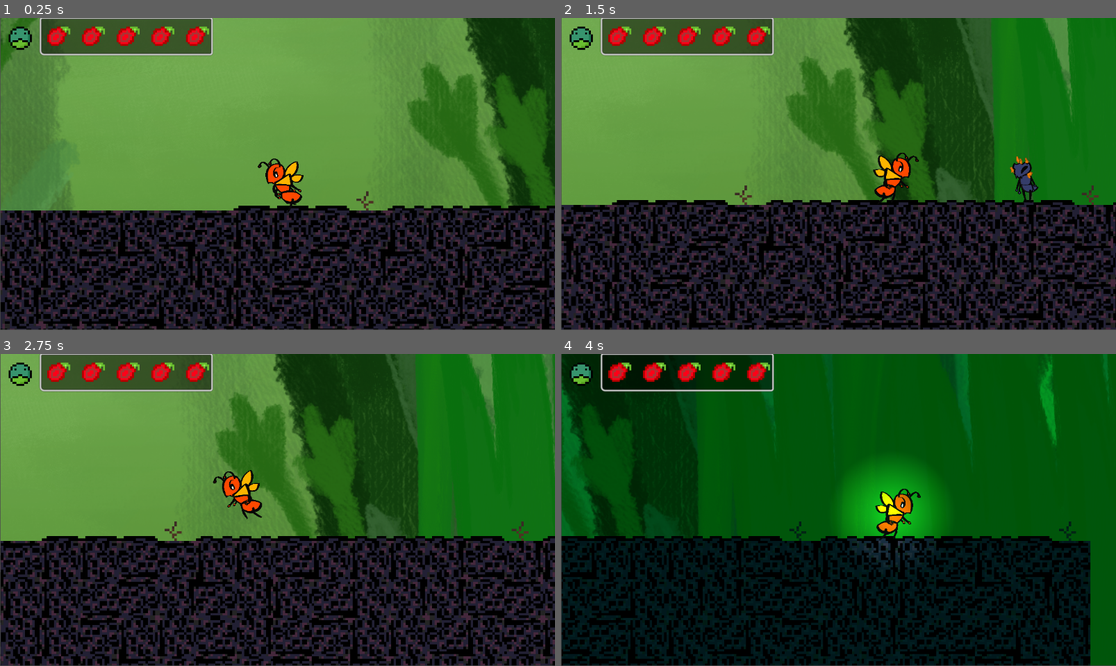
Above: before the commit, frames 1-4 (two rows, left to right).
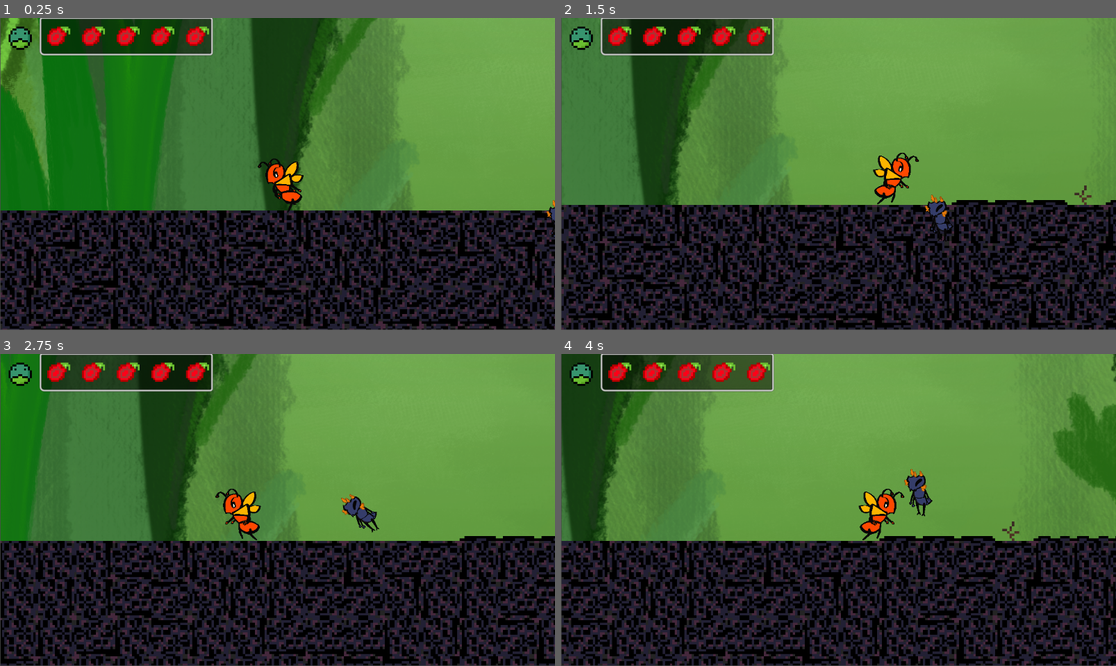
Above: after the commit, the same moments.

Repository: VAAS-Computer-Science-Club/2025-2026
Game: Godot game, scene res://scenes/main.tscn
The game is run twice, just before and just after one commit, with the same random seed, the same clock (stepped at 60 frames per second) and the same inputs.
Inputs:
- Up to frame 1 (0.25 s): no input
- Up to frame 2 (1.5 s): tap Enter (ui_accept) at 0.5, 0.77 s; hold D (Right) from 0.53 s (still down); tap R (Attack) at 0.6, 1.35 s
- Up to frame 3 (2.75 s): tap Enter (ui_accept) at 1.52 s; release D (Right) at 2.03 s; hold A (Left) from 2.03 s (still down); tap F (Attack_L) at 2.1 s; tap R (Attack) at 2.3 s
- Up to frame 4 (4 s): release A (Left) at 2.78 s; hold D (Right) from 2.78 s (still down); tap Shift (Dash) at 2.85 s; tap Enter (ui_accept) at 3.02, 3.77 s; tap R (Attack) at 3.05, 3.6 s

The runs differ from the first frame. In frame 1, 70% of the frame differs, in the area x 0-100%, y 0-100%; in frame 2, 70%; in frame 3, 76%; in frame 4, 85%.

Commit message:
Damageless attacks

Diff:
--- a/project.godot
+++ b/project.godot
@@ -22,7 +22,7 @@
 [global_group]
 
 HurtBox=""
-P_Hurtbox=""
+P_Hitbox=""
 
 [input]
 
--- a/scenes/enemy.tscn
+++ b/scenes/enemy.tscn
@@ -103,42 +103,72 @@
 "points": PackedFloat32Array(0, -0.25, 0, 0.25, 0),
 "times": PackedFloat32Array(0)
 }
-
-[sub_resource type="Animation" id="Animation_4ra3w"]
-resource_name = "MeleeLeft"
-length = 0.9
-tracks/0/type = "bezier"
-tracks/0/imported = false
-tracks/0/enabled = true
-tracks/0/path = NodePath(".:position:x")
-tracks/0/interp = 1
-tracks/0/loop_wrap = true
-tracks/0/keys = {
-"handle_modes": PackedInt32Array(2, 0, 0),
-"points": PackedFloat32Array(0, 0, 0, 0.022222225, 1.3333334, 8, -0.2490595, -14.312268, 0.26666665, 15.324068, -60, 0, 73.728004, 0, 0),
-"times": PackedFloat32Array(0, 0.2, 0.7)
-}
-tracks/1/type = "bezier"
-tracks/1/imported = false
-tracks/1/enabled = true
-tracks/1/path = NodePath(".:position:y")
-tracks/1/interp = 1
-tracks/1/loop_wrap = true
-tracks/1/keys = {
-"handle_modes": PackedInt32Array(),
-"points": PackedFloat32Array(),
-"times": PackedFloat32Array()
-}
-tracks/2/type = "bezier"
-tracks/2/imported = false
-tracks/2/enabled = true
-tracks/2/path = NodePath(".:rotation")
-tracks/2/interp = 1
-tracks/2/loop_wrap = true
-tracks/2/keys = {
-"handle_modes": PackedInt32Array(2, 2, 2, 2),
-"points": PackedFloat32Array(0, -0.24517655, -0.48723188, 0.13333334, 0.26496926, 0.2223765, -0.06666666, 0.02904439, 0, 0, -0.4, -0.16666663, 0.32422715, 0, 0, -0.016142994, -0.099999964, -0.46852043, 0, 0),
-"times": PackedFloat32Array(0, 0.2, 0.7, 0.9)
+tracks/8/type = "bezier"
+tracks/8/imported = false
+tracks/8/enabled = true
+tracks/8/path = NodePath("CollisionShape2D:position:x")
+tracks/8/interp = 1
+tracks/8/loop_wrap = true
+tracks/8/keys = {
+"handle_modes": PackedInt32Array(0),
+"points": PackedFloat32Array(0, -0.25, 0, 0.25, 0),
+"times": PackedFloat32Array(0)
+}
+tracks/9/type = "bezier"
+tracks/9/imported = false
+tracks/9/enabled = true
+tracks/9/path = NodePath("CollisionShape2D:position:y")
+tracks/9/interp = 1
+tracks/9/loop_wrap = true
+tracks/9/keys = {
+"handle_modes": PackedInt32Array(0),
+"points": PackedFloat32Array(0, -0.25, 0, 0.25, 0),
+"times": PackedFloat32Array(0)
+}
+tracks/10/type = "bezier"
+tracks/10/imported = false
+tracks/10/enabled = true
+tracks/10/path = NodePath("Sprite2D:position:x")
+tracks/10/interp = 1
+tracks/10/loop_wrap = true
+tracks/10/keys = {
+"handle_modes": PackedInt32Array(0),
+"points": PackedFloat32Array(0, -0.25, 0, 0.25, 0),
+"times": PackedFloat32Array(0)
+}
+tracks/11/type = "bezier"
+tracks/11/imported = false
+tracks/11/enabled = true
+tracks/11/path = NodePath("Sprite2D:position:y")
+tracks/11/interp = 1
+tracks/11/loop_wrap = true
+tracks/11/keys = {
+"handle_modes": PackedInt32Array(0),
+"points": PackedFloat32Array(0, -0.25, 0, 0.25, 0),
+"times": PackedFloat32Array(0)
+}
+tracks/12/type = "bezier"
+tracks/12/imported = false
+tracks/12/enabled = true
+tracks/12/path = NodePath("Sprite2D:rotation")
+tracks/12/interp = 1
+tracks/12/loop_wrap = true
+tracks/12/keys = {
+"handle_modes": PackedInt32Array(0),
+"points": PackedFloat32Array(0, -0.25, 0, 0.25, 0),
+"times": PackedFloat32Array(0)
+}
+tracks/13/type = "value"
+tracks/13/imported = false
+tracks/13/enabled = true
+tracks/13/path = NodePath("Sprite2D:scale")
+tracks/13/interp = 1
+tracks/13/loop_wrap = true
+tracks/13/keys = {
+"times": PackedFloat32Array(0),
+"transitions": PackedFloat32Array(1),
+"update": 0,
+"values": [Vector2(0.03, 0.03)]
 }
 
 [sub_resource type="Animation" id="Animation_xwavj"]
@@ -265,40 +295,145 @@
 tracks/0/type = "bezier"
 tracks/0/imported = false
 tracks/0/enabled = true
-tracks/0/path = NodePath(".:position:x")
+tracks/0/path = NodePath("CollisionShape2D:position:x")
 tracks/0/interp = 1
 tracks/0/loop_wrap = true
 tracks/0/keys = {
-"handle_modes": PackedInt32Array(2, 0, 0),
-"points": PackedFloat32Array(0, 0, 0, 0.022222225, 1.3333334, -8.358, -0.2490595, -14.312268, 0.26666665, 15.324068, 60, 0, 88.2899, 0, 0),
-"times": PackedFloat32Array(0, 0.2, 0.7)
+"handle_modes": PackedInt32Array(0, 2, 2, 2),
+"points": PackedFloat32Array(0, -1.6666667e-05, 0, 0, 0, -31.710833, -0.03333333, 3.0000114, 0, 0, 60, -0.0333333, -119.99518, 0, 0, 0, -0.100000024, 12.289346, 0, 0),
+"times": PackedFloat32Array(0, 0.2, 0.7, 0.8666667)
 }
 tracks/1/type = "bezier"
 tracks/1/imported = false
 tracks/1/enabled = true
-tracks/1/path = NodePath(".:position:y")
+tracks/1/path = NodePath("CollisionShape2D:position:y")
 tracks/1/interp = 1
 tracks/1/loop_wrap = true
 tracks/1/keys = {
-"handle_modes": PackedInt32Array(),
-"points": PackedFloat32Array(),
-"times": PackedFloat32Array()
+"handle_modes": PackedInt32Array(2, 2, 2),
+"points": PackedFloat32Array(0, -0.24987428, 17.404325, 0.11070321, -7.7107353, -8, -0.022630125, 1.2892685, 0, 0, 0, -0.08929676, -15.710768, 0, 0),
+"times": PackedFloat32Array(0, 0.2, 0.7)
 }
 tracks/2/type = "bezier"
 tracks/2/imported = false
 tracks/2/enabled = true
-tracks/2/path = NodePath(".:rotation")
+tracks/2/path = NodePath("Sprite2D:position:x")
 tracks/2/interp = 1
 tracks/2/loop_wrap = true
 tracks/2/keys = {
 "handle_modes": PackedInt32Array(2, 2, 2, 2),
-"points": PackedFloat32Array(0, -0.24486364, 0.64199287, 0.13623081, -0.35717514, -0.222, -0.06376919, 0.15698992, 0, 0, 0.4, -0.16376913, -1.3962862, 0, 0, -0.016142994, -0.09710246, 0.86414874, 0, 0),
-"times": PackedFloat32Array(0, 0.2, 0.7, 0.9)
+"points": PackedFloat32Array(0, -0.25321636, 42.136265, 0.16666667, -27.734032, -31.598782, -0.03333333, 3.7161064, 0, 0, 60, -0.0333333, -118.71094, 0, 0, 0, -0.100000024, 8.28933, 0, 0),
+"times": PackedFloat32Array(0, 0.2, 0.7, 0.8666667)
+}
+tracks/3/type = "bezier"
+tracks/3/imported = false
+tracks/3/enabled = true
+tracks/3/path = NodePath("Sprite2D:position:y")
+tracks/3/interp = 1
+tracks/3/loop_wrap = true
+tracks/3/keys = {
+"handle_modes": PackedInt32Array(2, 2, 2),
+"points": PackedFloat32Array(0, -0.23487681, 14.833785, 0.1, -6.3155603, -8, -0.03333333, 0.9292879, 0, 0, 0, -0.06666666, -14.790042, 0, 0),
+"times": PackedFloat32Array(0, 0.2, 0.7)
+}
+tracks/4/type = "bezier"
+tracks/4/imported = false
+tracks/4/enabled = true
+tracks/4/path = NodePath("Sprite2D:rotation")
+tracks/4/interp = 1
+tracks/4/loop_wrap = true
+tracks/4/keys = {
+"handle_modes": PackedInt32Array(2, 2, 2, 2),
+"points": PackedFloat32Array(0, -0.24996866, -0.036217406, 0.12600826, 0.018257057, -0.50148207, -0.040658414, -0.105602324, 0, 0, 0.7, -0.040658355, 0.08686572, 0, 0, 0, -0.007325053, 0.2646439, 0, 0),
+"times": PackedFloat32Array(0, 0.2, 0.7, 0.8666667)
+}
+tracks/5/type = "value"
+tracks/5/imported = false
+tracks/5/enabled = true
+tracks/5/path = NodePath("Sprite2D:scale")
+tracks/5/interp = 1
+tracks/5/loop_wrap = true
+tracks/5/keys = {
+"times": PackedFloat32Array(0),
+"transitions": PackedFloat32Array(1),
+"update": 0,
+"values": [Vector2(-0.03, 0.03)]
+}
+
+[sub_resource type="Animation" id="Animation_md484"]
+resource_name = "MeleeLeft"
+length = 0.9
+tracks/0/type = "bezier"
+tracks/0/imported = false
+tracks/0/enabled = true
+tracks/0/path = NodePath("CollisionShape2D:position:x")
+tracks/0/interp = 1
+tracks/0/loop_wrap = true
+tracks/0/keys = {
+"handle_modes": PackedInt32Array(0, 2, 2, 2),
+"points": PackedFloat32Array(0.35772705, -1.6666667e-05, 0, 0, 0, 31.416777, -0.03333333, 0.07117844, 0, 0, -62.536613, -0.099999964, 118.74697, 0, 0, 0, -0.100000024, 47.17976, 0, 0),
+"times": PackedFloat32Array(0, 0.2, 0.7, 0.8666667)
+}
+tracks/1/type = "bezier"
+tracks/1/imported = false
+tracks/1/enabled = true
+tracks/1/path = NodePath("CollisionShape2D:position:y")
+tracks/1/interp = 1
+tracks/1/loop_wrap = true
+tracks/1/keys = {
+"handle_modes": PackedInt32Array(2, 2, 2),
+"points": PackedFloat32Array(0, -0.24987428, 17.404325, 0.11070321, -7.7107353, -8, -0.022630125, 1.2892685, 0, 0, 0, -0.08929676, -15.710768, 0, 0),
+"times": PackedFloat32Array(0, 0.2, 0.7)
+}
+tracks/2/type = "bezier"
+tracks/2/imported = false
+tracks/2/enabled = true
+tracks/2/path = NodePath("Sprite2D:position:x")
+tracks/2/interp = 1
+tracks/2/loop_wrap = true
+tracks/2/keys = {
+"handle_modes": PackedInt32Array(2, 2, 2, 2),
+"points": PackedFloat32Array(0, -0.25283393, -45.147343, 0.1, 17.85652, 31.599, -0.03333333, -1.2163544, 0, 0, -60, -0.13333333, 120.34262, 0, 0, 0, -0.100000024, 35.389927, 0, 0),
+"times": PackedFloat32Array(0, 0.2, 0.7, 0.8666667)
+}
+tracks/3/type = "bezier"
+tracks/3/imported = false
+tracks/3/enabled = true
+tracks/3/path = NodePath("Sprite2D:position:y")
+tracks/3/interp = 1
+tracks/3/loop_wrap = true
+tracks/3/keys = {
+"handle_modes": PackedInt32Array(2, 2, 2),
+"points": PackedFloat32Array(0, -0.23487681, 14.833785, 0.1, -6.3155603, -8, -0.03333333, 0.9292879, 0, 0, 0, -0.06666666, -14.790042, 0, 0),
+"times": PackedFloat32Array(0, 0.2, 0.7)
+}
+tracks/4/type = "bezier"
+tracks/4/imported = false
+tracks/4/enabled = true
+tracks/4/path = NodePath("Sprite2D:rotation")
+tracks/4/interp = 1
+tracks/4/loop_wrap = true
+tracks/4/keys = {
+"handle_modes": PackedInt32Array(2, 2, 2, 2),
+"points": PackedFloat32Array(0, -0.24209899, -1.1153114, 0.1, 0.460684, 0.501, -0.1, -0.028977692, 0, 0, -0.7, -0.06666666, 0.0268569, 0, 0, 0, -0.03333336, -0.62779003, 0, 0),
+"times": PackedFloat32Array(0, 0.2, 0.7, 0.8666667)
+}
+tracks/5/type = "value"
+tracks/5/imported = false
+tracks/5/enabled = true
+tracks/5/path = NodePath("Sprite2D:scale")
+tracks/5/interp = 1
+tracks/5/loop_wrap = true
+tracks/5/keys = {
+"times": PackedFloat32Array(0),
+"transitions": PackedFloat32Array(1),
+"update": 0,
+"values": [Vector2(0.03, 0.03)]
 }
 
 [sub_resource type="AnimationLibrary" id="AnimationLibrary_nenq2"]
 _data = {
-&"MeleeLeft": SubResource("Animation_4ra3w"),
+&"MeleeLeft": SubResource("Animation_md484"),
 &"MeleeRight": SubResource("Animation_nenq2"),
 &"RESET": SubResource("Animation_c4w8v"),
 &"SpitLeft": SubResource("Animation_xwavj"),
@@ -383,10 +518,10 @@
 &"": SubResource("AnimationLibrary_nenq2")
 }
 
-[node name="AttackShape" type="Area2D" parent="."]
+[node name="AttackShape" type="Area2D" parent="." groups=["P_Hitbox"]]
 scale = Vector2(0.03, 0.03)
 
-[node name="CollisionShape2D" type="CollisionShape2D" parent="AttackShape"]
+[node name="CollisionShape2D" type="CollisionShape2D" parent="AttackShape" groups=["P_Hitbox"]]
 scale = Vector2(1e-05, 1e-05)
 shape = SubResource("CircleShape2D_4ra3w")
 
--- a/scenes/player.tscn
+++ b/scenes/player.tscn
@@ -254,6 +254,7 @@
 
 [sub_resource type="Animation" id="Animation_smehm"]
 resource_name = "Lunge"
+length = 0.5
 tracks/0/type = "bezier"
 tracks/0/imported = false
 tracks/0/enabled = true
@@ -261,9 +262,9 @@
 tracks/0/interp = 1
 tracks/0/loop_wrap = true
 tracks/0/keys = {
-"handle_modes": PackedInt32Array(0, 2, 2, 0),
+"handle_modes": PackedInt32Array(0, 0, 0, 0),
 "points": PackedFloat32Array(0, -0.25, 0, 0.25, 0, 0, -0.116666675, 0, 0, 0, 7.075, -0.027777782, -1.1791667, 0, 0, 0, -0.25, 0, 0.25, 0),
-"times": PackedFloat32Array(0, 0.70000005, 0.86666673, 1)
+"times": PackedFloat32Array(0, 0.33333334, 0.43333334, 0.5)
 }
 tracks/1/type = "bezier"
 tracks/1/imported = false
@@ -272,9 +273,9 @@
 tracks/1/interp = 1
 tracks/1/loop_wrap = true
 tracks/1/keys = {
-"handle_modes": PackedInt32Array(0, 2, 2, 0),
+"handle_modes": PackedInt32Array(0, 0, 0, 0),
 "points": PackedFloat32Array(0, -0.25, 0, 0.25, 0, -9.69, -0.116666675, 1.6149999, 0, 0, 0.895, -0.027777782, -1.7641666, 0, 0, 0, -0.25, 0, 0.25, 0),
-"times": PackedFloat32Array(0, 0.70000005, 0.86666673, 1)
+"times": PackedFloat32Array(0, 0.33333334, 0.43333334, 0.5)
 }
 tracks/2/type = "bezier"
 tracks/2/imported = false
@@ -283,9 +284,9 @@
 tracks/2/interp = 1
 tracks/2/loop_wrap = true
 tracks/2/keys = {
-"handle_modes": PackedInt32Array(0, 2, 2, 2, 0),
-"points": PackedFloat32Array(0, -0.25, 0, 0.25, 0, 1.5707964, -0.050000004, -0.2617994, 0, 0, 21.5, -0.06666668, -0.116355285, 0, 0, 2.268928, -0.027777782, 0, 0, 0, 0, -0.25, 0, 0.25, 0),
-"times": PackedFloat32Array(0, 0.3, 0.70000005, 0.86666673, 1)
+"handle_modes": PackedInt32Array(0, 0, 0, 0, 0),
+"points": PackedFloat32Array(0, -0.25, 0, 0.25, 0, 1.5707964, -0.050000004, -0.2617994, 0, 0, 7.5, -0.06666668, -0.116355285, 0, 0, 0.269, -0.027777782, 0, 0, 0, 0, -0.25, 0, 0.25, 0),
+"times": PackedFloat32Array(0, 0.23333333, 0.33333334, 0.43333334, 0.5)
 }
 tracks/3/type = "value"
 tracks/3/imported = false
@@ -294,7 +295,7 @@
 tracks/3/interp = 1
 tracks/3/loop_wrap = true
 tracks/3/keys = {
-"times": PackedFloat32Array(0, 0.8666667, 1),
+"times": PackedFloat32Array(0, 0.43333334, 0.5),
 "transitions": PackedFloat32Array(1, 1, 1),
 "update": 1,
 "values": [true, false, true]
@@ -306,7 +307,7 @@
 tracks/4/interp = 1
 tracks/4/loop_wrap = true
 tracks/4/keys = {
-"times": PackedFloat32Array(0, 1),
+"times": PackedFloat32Array(0, 0.5),
 "transitions": PackedFloat32Array(1, 1),
 "update": 1,
 "values": [SubResource("RectangleShape2D_dqkch"), SubResource("RectangleShape2D_dqkch")]
@@ -318,9 +319,9 @@
 tracks/5/interp = 1
 tracks/5/loop_wrap = true
 tracks/5/keys = {
-"handle_modes": PackedInt32Array(0, 2, 2, 2, 0),
-"points": PackedFloat32Array(25, -0.25, 0, 0.25, 0, 25, -0.06666668, 0, 0, 0, 25, -0.02222222, 0, 0, 0, 17.5, -0.050000004, 1.25, 0, 0, 25, -0.25, 0, 0.25, 0),
-"times": PackedFloat32Array(0, 0.40000004, 0.53333336, 0.8333334, 1)
+"handle_modes": PackedInt32Array(0, 0, 0, 0, 0),
+"points": PackedFloat32Array(25, -0.25, 0, 0.25, 0, 25, -0.06666668, 0, 0, 0, 25, -0.25, 0, 0.25, 0, 25, -0.02222222, 0, 0, 0, 17.5, -0.050000004, 1.25, 0, 0),
+"times": PackedFloat32Array(0, 0.26666668, 0.36666667, 0.43333334, 0.46666667)
 }
 tracks/6/type = "bezier"
 tracks/6/imported = false
@@ -329,9 +330,9 @@
 tracks/6/interp = 1
 tracks/6/loop_wrap = true
 tracks/6/keys = {
-"handle_modes": PackedInt32Array(0, 2, 2, 2, 0),
-"points": PackedFloat32Array(6, -0.25, 0, 0.25, 0, 31.333332, -0.06666668, -4.2222223, 0, 0, 38.333332, -0.02222222, -1.1666666, 0, 0, 26.833332, -0.050000004, 1.9166667, 0, 0, 6, -0.25, 0, 0.25, 0),
-"times": PackedFloat32Array(0, 0.40000004, 0.53333336, 0.8333334, 1)
+"handle_modes": PackedInt32Array(0, 0, 0, 0, 0),
+"points": PackedFloat32Array(6, -0.25, 0, 0.25, 0, 31.333332, -0.06666668, -4.2222223, 0, 0, 6, -0.25, 0, 0.25, 0, 38.333332, -0.02222222, -1.1666666, 0, 0, 26.833332, -0.050000004, 1.9166667, 0, 0),
+"times": PackedFloat32Array(0, 0.26666668, 0.36666667, 0.43333334, 0.46666667)
 }
 tracks/7/type = "bezier"
 tracks/7/imported = false
@@ -340,9 +341,9 @@
 tracks/7/interp = 1
 tracks/7/loop_wrap = true
 tracks/7/keys = {
-"handle_modes": PackedInt32Array(0, 2, 2, 0),
-"points": PackedFloat32Array(20, -0.25, 0, 0.25, 0, 2, -0.06666668, 3.0000002, 0, 0, 5.75, -0.072222225, -0.625, 0, 0, 20, -0.25, 0, 0.25, 0),
-"times": PackedFloat32Array(0, 0.40000004, 0.8333334, 1)
+"handle_modes": PackedInt32Array(0, 0, 0, 0),
+"points": PackedFloat32Array(20, -0.25, 0, 0.25, 0, 2, -0.06666668, 3.0000002, 0, 0, 20, -0.25, 0, 0.25, 0, 5.75, -0.072222225, -0.625, 0, 0),
+"times": PackedFloat32Array(0, 0.26666668, 0.36666667, 0.46666667)
 }
 tracks/8/type = "bezier"
 tracks/8/imported = false
@@ -351,9 +352,9 @@
 tracks/8/interp = 1
 tracks/8/loop_wrap = true
 tracks/8/keys = {
-"handle_modes": PackedInt32Array(0, 2, 2, 0),
-"points": PackedFloat32Array(0, -0.25, 0, 0.25, 0, -4.4, -0.06666668, 0.7333334, 0, 0, -0.95000005, -0.072222225, -0.575, 0, 0, 0, -0.25, 0, 0.25, 0),
-"times": PackedFloat32Array(0, 0.40000004, 0.8333334, 1)
+"handle_modes": PackedInt32Array(0, 0, 0, 0),
+"points": PackedFloat32Array(0, -0.25, 0, 0.25, 0, -4.4, -0.06666668, 0.7333334, 0, 0, 0, -0.25, 0, 0.25, 0, -0.95000005, -0.072222225, -0.575, 0, 0),
+"times": PackedFloat32Array(0, 0.26666668, 0.36666667, 0.46666667)
 }
 
 [sub_resource type="Animation" id="Animation_ur7pv"]
@@ -586,6 +587,7 @@
 texture = SubResource("GradientTexture2D_smehm")
 
 [connection signal="body_entered" from="Hitbox" to="." method="_on_spike_check_body_entered"]
+[connection signal="body_entered" from="Hitbox" to="." method="_on_hitbox_body_entered"]
 [connection signal="area_entered" from="coyote" to="." method="_on_coyote_area_entered"]
 [connection signal="area_exited" from="coyote" to="." method="_on_coyote_area_exited"]
 [connection signal="area_entered" from="Attack_Box" to="." method="_on_attack_box_area_entered"]
--- a/scenes/world.tscn
+++ b/scenes/world.tscn
@@ -278,10 +278,9 @@
 environment = SubResource("Environment_k0juu")
 
 [node name="player" parent="." instance=ExtResource("2_rwgxs")]
-position = Vector2(24, -23)
+position = Vector2(-117, -23)
 
 [node name="infected" parent="." instance=ExtResource("5_71j4m")]
-position = Vector2(178, -16)
 
 [node name="NavigationRegion2D" type="NavigationRegion2D" parent="."]
 navigation_polygon = SubResource("NavigationPolygon_k0juu")
--- a/scripts/enemy.gd
+++ b/scripts/enemy.gd
@@ -4,7 +4,6 @@
 @onready var agent = $NavigationAgent2D
 @onready var cooldown = $Timer
 @onready var attack_ani = $AnimationPlayer
-
 const SPEED = 600.0
 const JUMP_VELOCITY = -400.0
 var player_on_right = false
@@ -17,7 +16,7 @@
 var health = 5
 var current_state = states.Alive
 var current_attack = attacks.None
-var cooldown_time = 1
+var cooldown_time = 1.5
 enum attacks {
 	None,
 	Spit,
@@ -32,7 +31,7 @@
 func _ready() -> void:
 	cooldown.autostart = false
 func _physics_process(delta: float) -> void:
-	if (player.global_position.x <= global_position.x):
+	if (velocity.x <= 0):
 		player_on_right = false
 	else:
 		player_on_right = true
@@ -86,11 +85,13 @@
 
 func _on_cooldown_timeout() -> void:
 	if(current_attack == attacks.Spit && current_attack != attacks.None):
+		cooldown_time = 1.5
 		if (player_on_right == true):
 			attack_ani.play("SpitRight")
 		else:
 			attack_ani.play("SpitLeft")
 	elif(current_attack == attacks.Melee && current_attack != attacks.None):
+		cooldown_time = 12
 		if (player_on_right == true):
 			attack_ani.play("MeleeRight")
 		else:
--- a/scripts/player/main.gd
+++ b/scripts/player/main.gd
@@ -8,6 +8,7 @@
 @onready var atk_collider: CollisionShape2D = $Attack_Box/CollisionShape2D
 @onready var atk_player: AnimationPlayer = $player_animation_handler
 @onready var the_full_power_of_the_sun = $PointLight2D
+@export var player_pos = global_position
 var moving_lights = false
 var lights = false
 
@@ -145,6 +146,11 @@
 	can_dash = false
 	move_and_slide()
 
+func _on_hitbox_body_entered(body: Node2D) -> void:
+	if body.is_in_group("P_Hitbox"):
+		took_dmg = true
+		deduct_health(1,true)
+
 func _on_spike_check_body_entered(body: Node2D) -> void:
 	took_dmg = true
 	self.global_position = self.global_position
Not shown: 1 places in scenes/world.tscn that only renumber resources
